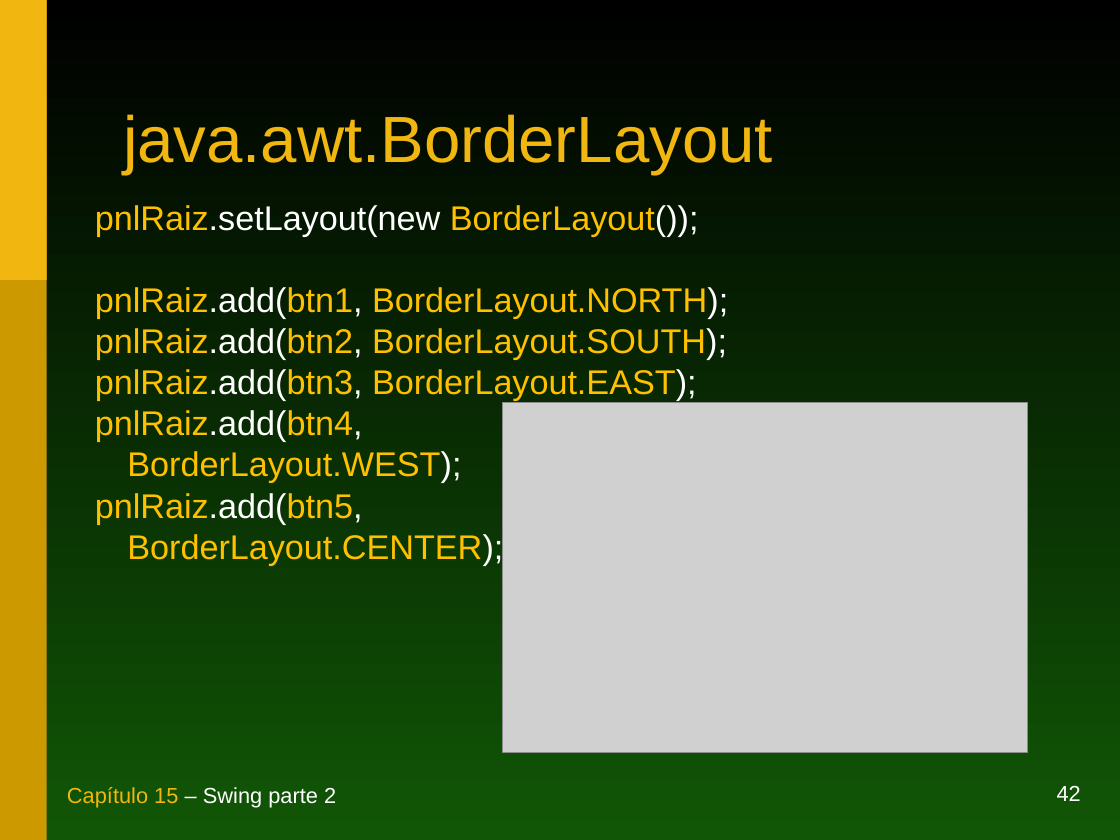
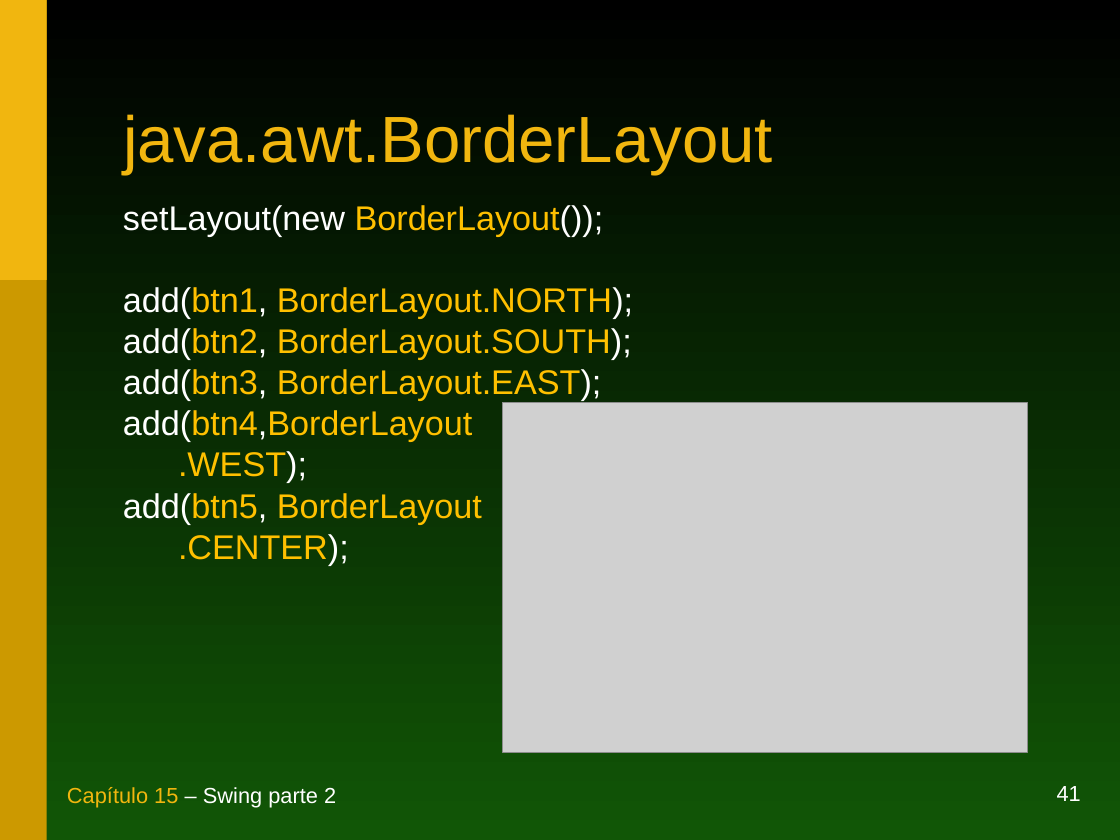
Before and after one commit to duchesqui/slzvieira-training, a slide deck: slide 41 of 1-Java-Programmer-Modulo-I/16.Capitulo15.ppt (slide 42 before the commit). Drawn at 1120x840 pixels with LibreOffice and Linux fonts; fonts in the diff are those of the drawing; grey boxes stand for pictures. Boxes give left, top, right and bottom in pixels: in the first picture for what was removed or moved away, otherwise in the second. Text is boxed around its words. In the diff, an @@ line names an element or a change of style, - is before the commit and + after.

```diff
--- a/1-Java-Programmer-Modulo-I/16.Capitulo15.ppt
+++ b/1-Java-Programmer-Modulo-I/16.Capitulo15.ppt
@@ text at [123,205,633,565]: text changed @@
-pnlRaiz.setLayout(new BorderLayout());
-pnlRaiz.add(btn1, BorderLayout.NORTH);
-pnlRaiz.add(btn2, BorderLayout.SOUTH);
-pnlRaiz.add(btn3, BorderLayout.EAST);
-pnlRaiz.add(btn4,
-BorderLayout.WEST);
-pnlRaiz.add(btn5,
-BorderLayout.CENTER);
+setLayout(new BorderLayout());
+add(btn1, BorderLayout.NORTH);
+add(btn2, BorderLayout.SOUTH);
+add(btn3, BorderLayout.EAST);
+add(btn4,BorderLayout
+.WEST);
+add(btn5, BorderLayout
+.CENTER);
@@ page number at [1057,786,1081,801]: text changed @@
-42
+41
```
Also in this commit, not shown: 13 other slides changed, 3 slides added, 4 slides removed, 3 other files.
